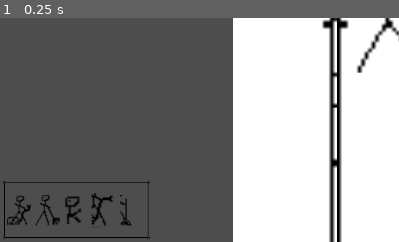
Above: before the commit, frame 1.
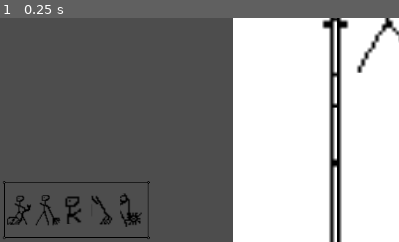
Above: after the commit, the same moment.

Repository: grafgustav/godot-stick-figure-cleaning
Game: Godot game, scene res://game.tscn
Two runs of this game, one before a commit and one after it. Both use one fixed random seed, a clock stepped at 60 frames per second and the inputs below. The engine's default icon, where the game draws it, is replaced by a stand-in: a white triangle on a blue panel in a dark square.
Inputs:
- Up to frame 1 (0.25 s): no input
The pictures show only the part of the screen within x 0-50%, y 50-100%; the shares and areas given below are measured in that part.

The runs differ from the first frame. In frame 1, 0.6% of the frame differs, in the area x 22-36%, y 78-94%.

Commit message:
fixed picking up and putting down items also some other stuff that i forgot but maybe new deposits?

Diff:
--- /dev/null
+++ b/DepositContainers/bottle_bin.tscn
@@ -0,0 +1,50 @@
+[gd_scene load_steps=8 format=3 uid="uid://cbd0wewedsjgo"]
+
+[ext_resource type="PackedScene" uid="uid://f173ycuxmuu2" path="res://DepositContainers/abstract_deposit_container.tscn" id="1_8sqer"]
+[ext_resource type="Texture2D" uid="uid://d3n34mjkho5qa" path="res://drawings/Deposits.png" id="2_04f31"]
+
+[sub_resource type="AtlasTexture" id="AtlasTexture_36ecu"]
+atlas = ExtResource("2_04f31")
+region = Rect2(0, 64, 32, 32)
+
+[sub_resource type="AtlasTexture" id="AtlasTexture_citdv"]
+atlas = ExtResource("2_04f31")
+region = Rect2(32, 64, 32, 32)
+
+[sub_resource type="SpriteFrames" id="SpriteFrames_6w84t"]
+animations = [{
+"frames": [{
+"duration": 1.0,
+"texture": SubResource("AtlasTexture_36ecu")
+}],
+"loop": true,
+"name": &"idle",
+"speed": 5.0
+}, {
+"frames": [{
+"duration": 1.0,
+"texture": SubResource("AtlasTexture_citdv")
+}],
+"loop": true,
+"name": &"open",
+"speed": 5.0
+}]
+
+[sub_resource type="RectangleShape2D" id="RectangleShape2D_8sqer"]
+size = Vector2(27, 32)
+
+[sub_resource type="CircleShape2D" id="CircleShape2D_04f31"]
+radius = 30.0666
+
+[node name="BottleBin" instance=ExtResource("1_8sqer")]
+
+[node name="Sprite" parent="." index="0"]
+sprite_frames = SubResource("SpriteFrames_6w84t")
+animation = &"open"
+
+[node name="ObjectCollision" parent="." index="1"]
+position = Vector2(0.5, 0)
+shape = SubResource("RectangleShape2D_8sqer")
+
+[node name="Hitbox" parent="HitboxArea" index="0"]
+shape = SubResource("CircleShape2D_04f31")
--- a/DepositContainers/plastic_bin.tscn
+++ b/DepositContainers/plastic_bin.tscn
@@ -3,19 +3,19 @@
 [ext_resource type="PackedScene" uid="uid://f173ycuxmuu2" path="res://DepositContainers/abstract_deposit_container.tscn" id="1_kuuly"]
 [ext_resource type="Texture2D" uid="uid://d3n34mjkho5qa" path="res://drawings/Deposits.png" id="2_h0je3"]
 
+[sub_resource type="AtlasTexture" id="AtlasTexture_h0je3"]
+atlas = ExtResource("2_h0je3")
+region = Rect2(0, 32, 32, 32)
+
 [sub_resource type="AtlasTexture" id="AtlasTexture_ik2cw"]
 atlas = ExtResource("2_h0je3")
-region = Rect2(0, 0, 32, 32)
-
-[sub_resource type="AtlasTexture" id="AtlasTexture_4j8jr"]
-atlas = ExtResource("2_h0je3")
-region = Rect2(32, 0, 32, 32)
+region = Rect2(32, 32, 32, 32)
 
 [sub_resource type="SpriteFrames" id="SpriteFrames_trc2a"]
 animations = [{
 "frames": [{
 "duration": 1.0,
-"texture": SubResource("AtlasTexture_ik2cw")
+"texture": SubResource("AtlasTexture_h0je3")
 }],
 "loop": true,
 "name": &"idle",
@@ -23,7 +23,7 @@
 }, {
 "frames": [{
 "duration": 1.0,
-"texture": SubResource("AtlasTexture_4j8jr")
+"texture": SubResource("AtlasTexture_ik2cw")
 }],
 "loop": true,
 "name": &"open",
@@ -43,7 +43,7 @@
 modulate = Color(0.612047, 0.997133, 0.831554, 1)
 self_modulate = Color(0.518898, 0.995748, 0.85212, 1)
 sprite_frames = SubResource("SpriteFrames_trc2a")
-animation = &"idle"
+animation = &"open"
 
 [node name="ObjectCollision" parent="." index="1"]
 position = Vector2(2, 0)
--- a/Smudges/abstract_smudge.gd
+++ b/Smudges/abstract_smudge.gd
@@ -40,7 +40,7 @@
 		_destroy_smudge()
 
 func collides_with_deposit() -> bool:
-	return is_in_deposit_area == 0
+	return (is_in_deposit_area > 0)
 
 func get_deposited() -> void:
 	_destroy_smudge()
@@ -62,8 +62,10 @@
 	var parent = area.get_parent()
 	if parent is AbstractDepositContainer:
 		is_in_deposit_area += 1
+		print(is_in_deposit_area)
 
 func _on_detection_area_area_exited(area: Area2D) -> void:
 	var parent = area.get_parent()
 	if parent is AbstractDepositContainer:
 		is_in_deposit_area -= 1
+		print(is_in_deposit_area)
--- a/game.tscn
+++ b/game.tscn
@@ -256,12 +256,6 @@
 [node name="GeneralTrashcan" parent="." instance=ExtResource("12_iotsf")]
 position = Vector2(401, 48)
 
-[node name="GeneralTrashcan2" parent="." instance=ExtResource("12_iotsf")]
-position = Vector2(402, 94)
-
-[node name="GeneralTrashcan3" parent="." instance=ExtResource("12_iotsf")]
-position = Vector2(400, 139)
-
 [node name="PlasticBin" parent="." instance=ExtResource("13_lc2xo")]
 position = Vector2(13, 240)
 
--- a/global_stuff.gd
+++ b/global_stuff.gd
@@ -35,3 +35,11 @@
 	if CLEAN_MAPPING[tool].has(smudge):
 		return true
 	return false
+
+## constants
+## tools
+const BROOM := "res://Tools/broom.tscn"
+const HANDS := "res://Tools/hands.tscn"
+const MOP := "res://Tools/mop.tscn"
+const TILE_MACHINE := "res://Tools/tile_floor_cleaner.tscn"
+const VACUUM := "res://Tools/vacuum.tscn"
--- a/player.gd
+++ b/player.gd
@@ -7,10 +7,18 @@
 var carried_smudge : AbstractSmudge
 
 var happyFreddy: HappyFreddy
+var turned_right: bool
 
 func _ready() -> void:
 	equip_vacuum()
 	happyFreddy = %HappyFreddy
+
+func equip_tool(tool_name : String) -> void:
+	if equipped_tool:
+		equipped_tool.queue_free()
+	var tool_scene = load(tool_name)
+	equipped_tool = tool_scene.instantiate()
+	add_child(equipped_tool)
 
 func equip_broom() -> void:
 	if equipped_tool:
@@ -49,14 +57,16 @@
 
 func _physics_process(_delta: float) -> void:
 	var direction = Input.get_vector("move_left", "move_right", "move_up", "move_down")
-	self.velocity = direction * 200
+	velocity = direction * 200
 	if direction.x < 0:
 		happyFreddy.flip_h = true
+		turned_right = false
 		equipped_tool.turn_left()
 		if carried_smudge:
 			carried_smudge.position = Vector2(-10,0)
 	elif direction.x > 0:
 		happyFreddy.flip_h = false
+		turned_right = true
 		equipped_tool.turn_right()
 		if carried_smudge:
 			carried_smudge.position = Vector2(10,0)
@@ -123,20 +133,24 @@
 			break
 		smudge.collision_layer &= ~2
 		smudge.reparent(self)
-		smudge.position = Vector2(10,0)
+		if turned_right:
+			smudge.position = Vector2(10,0)
+		else:
+			smudge.position = Vector2(-10,0)
 		self.carried_smudge = smudge
 
 func put_down():
 	if not carried_smudge:
 		print("No smudge carried!")
 		return
-	var parent = self.get_parent()
-	carried_smudge.reparent(parent)
 	# put the smudge onto a deposit
 	if carried_smudge.collides_with_deposit():
 		carried_smudge.get_deposited()
 		carried_smudge = null
 		return
+	else:
+		var parent = self.get_parent()
+		carried_smudge.reparent(parent)
 	# put the smudge somewhere
 	if not carried_smudge.player_passable:
 		carried_smudge.collision_layer |= 2
--- /dev/null
+++ b/tool_button.gd
@@ -0,0 +1,4 @@
+class_name ToolButton
+extends TextureButton
+
+@export var tool_name : String
--- a/ui.tscn
+++ b/ui.tscn
@@ -18,11 +18,11 @@
 
 [sub_resource type="AtlasTexture" id="AtlasTexture_n5ude"]
 atlas = ExtResource("2_27fn8")
-region = Rect2(11.1517, 104.976, 18.9223, 24)
+region = Rect2(45.8572, 138.459, 19.8519, 22.963)
 
 [sub_resource type="AtlasTexture" id="AtlasTexture_y4yjw"]
 atlas = ExtResource("2_27fn8")
-region = Rect2(14.5028, 133.906, 21.3333, 25.9259)
+region = Rect2(47.84, 167.578, 19.1111, 25.037)
 
 [node name="UI" type="Control"]
 layout_mode = 3
Binary file changed: drawings/Deposits.png
Not shown, added: tool_button.gd.uid
Not shown, changed: .DS_Store
Not shown, changed: drawings/.DS_Store
